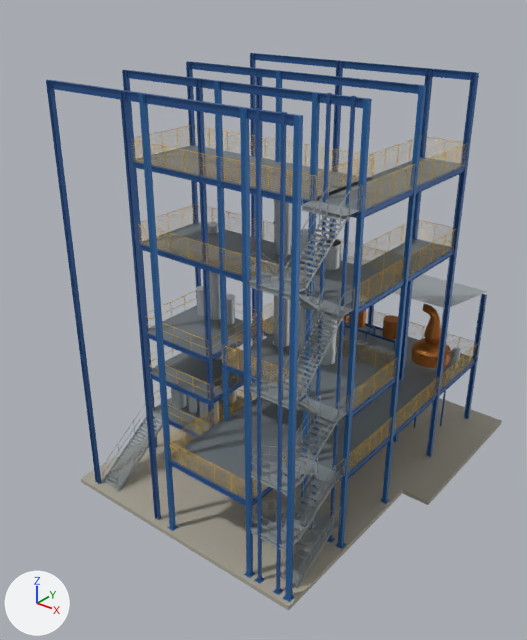
One commit to the glTF model visor-bombas/public/modelos/torre-dusa.glb: the scene before it, then after it.
Camera for both pictures: a 50 mm lens placed at (32.2, -45.0, 30.4), pointed at (6.8, -13.3, 10.8). Arrows for +X, +Y and +Z are at lower left; the lights stay in place. The first picture is the older version. Where no turn or scale is listed for an object, it has been applied to the vertices.

In view in the first picture: 'Estructura · acero', 'Estructura · baranda', 'Estructura · concreto', 'Estructura · escalera', 'Estructura · rejilla', 'Pilar sobre sector existente 12712-16902', 'Pilar sobre sector existente 12712-21915', 'Pilar sobre sector existente 15392-11898', 'Pilar sobre sector existente 15392-16902', 'Pilar sobre sector existente 15392-21915', 'Pilar sobre sector existente 6767-16902', 'Pilar sobre sector existente 6767-21915' and 17 more.
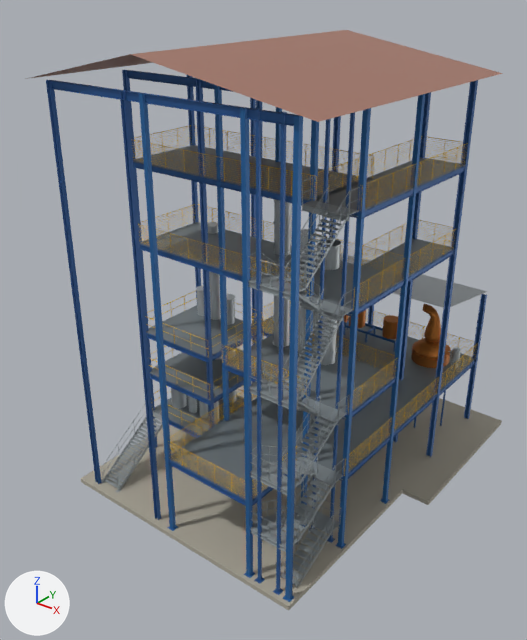
Where the change shows, as pixel boxes [x1, y1, x2, y2] in the pictures (527 x 640 px):
'Cubierta 2', added (brown): after [131, 30, 503, 122]
'Cubierta 1', added (brown): after [26, 54, 153, 79]

What changed in the scene script:
```text
Add mat_techo_superior:
    mat_techo_superior = principled_material('techo-superior')
    mat_techo_superior.base_color = (0.434, 0.216, 0.162)  # brown #b08070
    mat_techo_superior.metallic = 0.35
Add me_cubierta_2:
    me_cubierta_2.from_pydata([(5.0, 8.6, -0.9), (5.0, -8.6, -0.9), (-5.0, 8.6, 0.9), (-5.0, -8.6, 0.9)], [], [(0, 1, 2), (2, 1, 3)])
    me_cubierta_2.materials.append(mat_techo_superior)  # brown #b08070
Add me_cubierta_1:
    me_cubierta_1.from_pydata([(4.0, 8.6, 0.9), (4.0, -8.6, 0.9), (-4.0, 8.6, -0.9), (-4.0, -8.6, -0.9)], [], [(0, 1, 2), (2, 1, 3)])
    me_cubierta_1.materials.append(mat_techo_superior)  # brown #b08070
Add ob_cubierta_2:
    ob_cubierta_2 = bpy.data.objects.new('Cubierta 2', me_cubierta_2)
    ob_cubierta_2.location = (11.73, -13.91, 26.15)
Add ob_cubierta_1:
    ob_cubierta_1 = bpy.data.objects.new('Cubierta 1', me_cubierta_1)
    ob_cubierta_1.location = (2.73, -13.91, 26.15)
```
